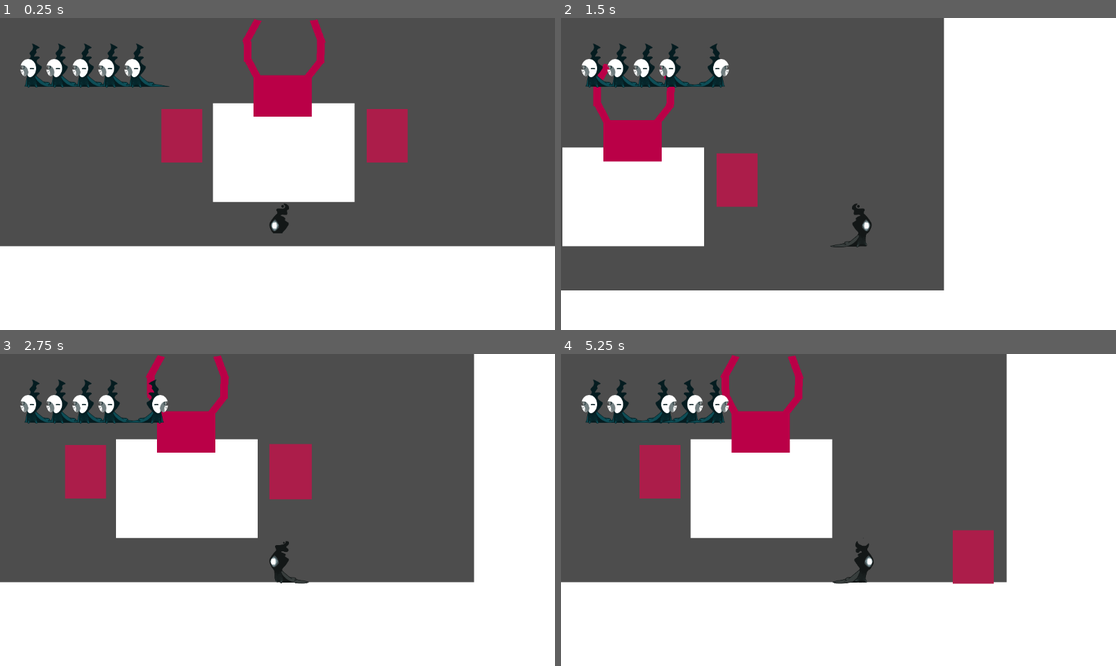
Above: before the commit, frames 1-4 (two rows, left to right).
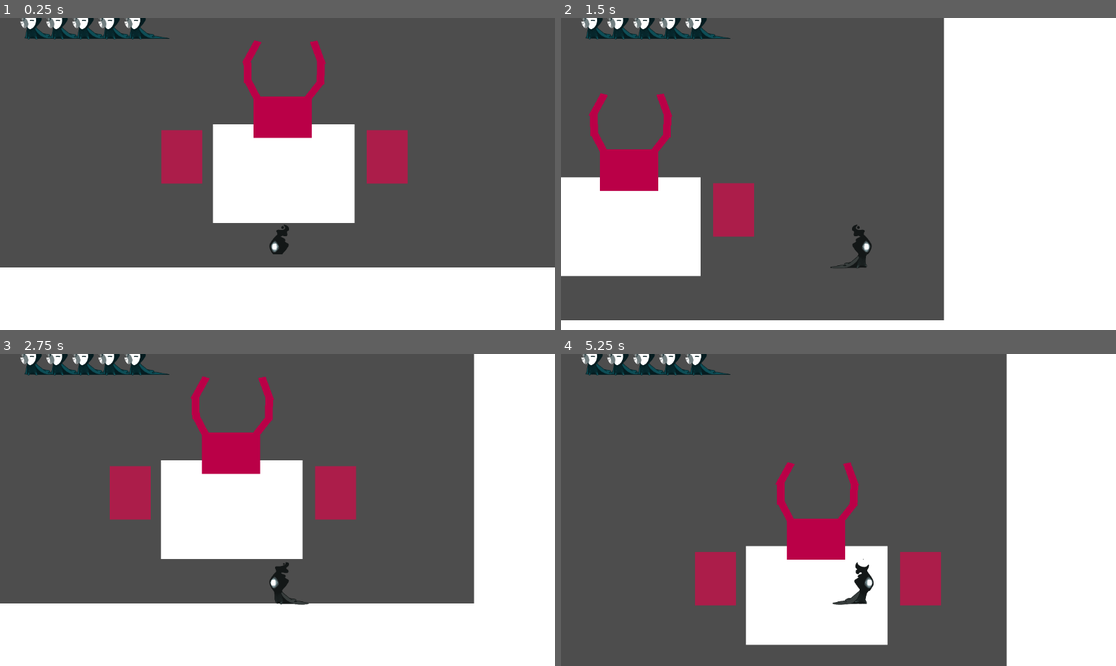
Above: after the commit, the same moments.

Repository: Paixonite/Maskara
Game: Godot game, scene res://Scenes/Bosses/anger_boss.tscn
Two runs of this game, one before a commit and one after it. Both use one fixed random seed, a clock stepped at 60 frames per second and the inputs below. This scene is started directly instead of the project's main scene. The engine's default icon, where the game draws it, is replaced by a stand-in: a white triangle on a blue panel in a dark square.
Inputs:
- Up to frame 1 (0.25 s): no input
- Up to frame 2 (1.5 s): tap Enter (ui_accept) at 0.5, 0.6 s; hold Right (ui_right) from 0.53 s (still down); tap Up (jump, bound only after the commit) at 0.77, 1.07 s; tap Space (attack, bound only after the commit) at 0.8, 1.35 s
- Up to frame 3 (2.75 s): tap Up (jump, bound only after the commit) at 1.52, 1.82, 2.3 s; tap R (switch_attack, bound only after the commit) at 1.55 s; release Right (ui_right) at 2.03 s; hold Left (ui_left) from 2.03 s (still down); hold R (switch_attack, bound only after the commit) from 2.03 s (still down)
- Up to frame 4 (5.25 s): release Left (ui_left) at 2.78 s; release R (switch_attack, bound only after the commit) at 2.78 s; hold Right (ui_right) 2.78-4.28 s; tap Up (jump, bound only after the commit) at 2.85, 3.02, 3.32, 3.77, 4.07, 4.52, 4.82 s; tap Enter (ui_accept) at 3.05, 3.6 s; tap Space (attack, bound only after the commit) at 3.8, 4.35 s; hold Left (ui_left) 4.28-5.03 s; tap R (switch_attack, bound only after the commit) at 4.55 s; hold Right (ui_right) from 5.03 s (still down); hold R (switch_attack, bound only after the commit) from 5.03 s (still down)

The runs differ from the first frame. In frame 1, 17% of the frame differs, in the area x 0-100%, y 0-80%; in frame 2, 18%; in frame 3, 22%; in frame 4, 37%, in the area x 0-81%, y 0-100%.

Commit message:
Add files via upload

Diff:
--- /dev/null
+++ b/Scenes/Bosses/CameraShake.gd
@@ -0,0 +1,25 @@
+extends Camera2D
+
+@export var shake_strength: float = 15.0
+@export var shake_duration: float = 0.3
+@export var shake_decay_rate: float = 5.0
+
+var _current_shake_strength: float = 0.0
+
+func _process(delta):
+	if _current_shake_strength > 0:
+		_current_shake_strength = lerpf(_current_shake_strength, 0.0, shake_decay_rate * delta)
+
+
+		var shake_offset = Vector2(
+			randf_range(-1.0, 1.0) * _current_shake_strength,
+			randf_range(-1.0, 1.0) * _current_shake_strength
+		)
+		offset = shake_offset
+	else:
+		_current_shake_strength = 0.0
+		offset = Vector2.ZERO
+
+# bosssssssss
+func start_shake():
+	_current_shake_strength = shake_strength
--- a/Scenes/Bosses/anger_boss.tscn
+++ b/Scenes/Bosses/anger_boss.tscn
@@ -1,11 +1,12 @@
-[gd_scene load_steps=27 format=3 uid="uid://doodk4c2vmhft"]
+[gd_scene load_steps=31 format=3 uid="uid://doodk4c2vmhft"]
 
 [ext_resource type="Script" uid="uid://6enirma81lsk" path="res://Scripts/player.gd" id="1_2pkry"]
 [ext_resource type="Texture2D" uid="uid://cmc725y8k3tfm" path="res://Sprites/walk_cycle_eye.png" id="2_y2shf"]
 [ext_resource type="Texture2D" uid="uid://nafwts5ux6o3" path="res://Sprites/walk_cycle_head.png" id="3_c5q46"]
 [ext_resource type="Texture2D" uid="uid://qnnryw4ycgnn" path="res://Sprites/walk_cycle_body.png" id="4_6bf3w"]
 [ext_resource type="Script" uid="uid://bs6esjgtrh6bs" path="res://Scripts/hud.gd" id="5_m2wcn"]
-[ext_resource type="PackedScene" uid="uid://c23ql2dpuabwq" path="res://Scenes/Instances/health.tscn" id="6_stjmw"]
+[ext_resource type="Script" uid="uid://b27ckixrl7p08" path="res://Scenes/Bosses/CameraShake.gd" id="5_stjmw"]
+[ext_resource type="Texture2D" uid="uid://dlhdtkxe2j2gl" path="res://icon.svg" id="7_stjmw"]
 [ext_resource type="Script" uid="uid://t1cy63fk6x1w" path="res://Scripts/health.gd" id="7_y2shf"]
 [ext_resource type="Script" uid="uid://dig64xr3y0rcw" path="res://Scripts/anger_boss.gd" id="8_c5q46"]
 [ext_resource type="Script" uid="uid://cfv5p02mfbst3" path="res://Scenes/Bosses/player_area_2d.gd" id="8_m2wcn"]
@@ -13,6 +14,22 @@
 
 [sub_resource type="RectangleShape2D" id="RectangleShape2D_c5q46"]
 size = Vector2(215.94467, 150.34758)
+
+[sub_resource type="Resource" id="Resource_8aasb"]
+metadata/__load_path__ = "res://health_element.gd"
+
+[sub_resource type="PackedScene" id="PackedScene_biar6"]
+_bundled = {
+"conn_count": 0,
+"conns": PackedInt32Array(),
+"editable_instances": [],
+"names": PackedStringArray("Health", "TextureRect", "offset_right", "offset_bottom", "texture", "script"),
+"node_count": 1,
+"node_paths": [],
+"nodes": PackedInt32Array(-1, -1, 1, 0, -1, 4, 2, 0, 3, 1, 4, 2, 5, 3, 0),
+"variants": [40.0, 40.0, ExtResource("7_stjmw"), SubResource("Resource_8aasb")],
+"version": 3
+}
 
 [sub_resource type="Animation" id="Animation_ryrav"]
 length = 0.001
@@ -109,6 +126,9 @@
 [sub_resource type="RectangleShape2D" id="RectangleShape2D_m2wcn"]
 size = Vector2(219.4444, 154.44434)
 
+[sub_resource type="CircleShape2D" id="CircleShape2D_stjmw"]
+radius = 86.4243
+
 [sub_resource type="Gradient" id="Gradient_0er1k"]
 offsets = PackedFloat32Array(1)
 colors = PackedColorArray(1, 1, 1, 1)
@@ -143,7 +163,8 @@
 [sub_resource type="RectangleShape2D" id="RectangleShape2D_6bf3w"]
 size = Vector2(107.90529, 158.7905)
 
-[node name="AngerBoss" type="Node2D"]
+[node name="AngerBoss" type="Node2D" groups=["enemy"]]
+position = Vector2(-2, 0)
 
 [node name="Player" type="CharacterBody2D" parent="." node_paths=PackedStringArray("animations", "healthManager")]
 z_index = 1
@@ -188,7 +209,9 @@
 metadata/_edit_lock_ = true
 
 [node name="Camera2D" type="Camera2D" parent="Player"]
+position = Vector2(0, -400)
 offset = Vector2(0, -100)
+script = ExtResource("5_stjmw")
 metadata/_edit_lock_ = true
 
 [node name="HUD" type="Control" parent="Player/Camera2D" node_paths=PackedStringArray("health")]
@@ -200,7 +223,7 @@
 offset_bottom = -1066.6666
 script = ExtResource("5_m2wcn")
 health = NodePath("../../HealthManager")
-health_scene = ExtResource("6_stjmw")
+health_scene = SubResource("PackedScene_biar6")
 
 [node name="AnimationPlayer" type="AnimationPlayer" parent="Player"]
 libraries = {
@@ -224,6 +247,13 @@
 scale = Vector2(1.0000001, 1.0000001)
 shape = SubResource("RectangleShape2D_m2wcn")
 
+[node name="AttackHitbox" type="Area2D" parent="Player"]
+
+[node name="CollisionShape2D" type="CollisionShape2D" parent="Player/AttackHitbox"]
+position = Vector2(8.33347, 36.11096)
+scale = Vector2(1.0000001, 1.0000001)
+shape = SubResource("CircleShape2D_stjmw")
+
 [node name="Foreground" type="Node2D" parent="."]
 position = Vector2(244, 455)
 rotation = 3.1415927
@@ -268,11 +298,12 @@
 shape = SubResource("RectangleShape2D_jlm4f")
 metadata/_edit_lock_ = true
 
-[node name="Anger_Boss" type="Area2D" parent="." node_paths=PackedStringArray("target")]
+[node name="Anger_Boss" type="Area2D" parent="." node_paths=PackedStringArray("target", "camera_to_shake")]
 position = Vector2(419, 362)
 scale = Vector2(0.78772837, 0.70533174)
 script = ExtResource("8_c5q46")
 target = NodePath("../Player")
+camera_to_shake = NodePath("../Player/Camera2D")
 
 [node name="Body" type="Sprite2D" parent="Anger_Boss"]
 scale = Vector2(5.830339, 4.532341)
@@ -330,6 +361,7 @@
 [node name="CollisionShape2D" type="CollisionShape2D" parent="Anger_Boss/Left"]
 position = Vector2(0.6347351, 0)
 shape = SubResource("RectangleShape2D_6bf3w")
+disabled = true
 
 [node name="Right" type="Area2D" parent="Anger_Boss"]
 position = Vector2(272.93674, -49.622044)
@@ -342,6 +374,7 @@
 [node name="CollisionShape2D" type="CollisionShape2D" parent="Anger_Boss/Right"]
 position = Vector2(1.2694716, -1.4177727)
 shape = SubResource("RectangleShape2D_6bf3w")
+disabled = true
 
 [connection signal="area_entered" from="Anger_Boss/Left" to="Player/Area2D" method="_on_left_area_entered"]
 [connection signal="area_entered" from="Anger_Boss/Right" to="Player/Area2D" method="_on_right_area_entered"]
--- a/Scripts/anger_boss.gd
+++ b/Scripts/anger_boss.gd
@@ -1,6 +1,7 @@
 extends Area2D
 
 @export var target: Node2D
+@export var camera_to_shake: Camera2D
 @export var frictionFactor: float = 0.9
 @export var speed: float = 100.0
 @export var speedLimit: float = 300.0
@@ -28,7 +29,7 @@
 	timer += delta
 	if floor(timer) - aux == 1.0:
 		aux = floor(timer)
-		if int(fmod(timer, 2.0)) == 0:
+		if int(fmod(timer, 3.0)) == 0:
 			if rng.randi_range(0, 1) == 0:
 				if has_node("Left"):
 					start_attack($Left, target)
@@ -44,6 +45,10 @@
 	vel = Vector2.ZERO
 	acc = Vector2.ZERO
 	arm.attack(target)
+	get_tree().create_timer(1.225).timeout.connect(func():
+		if camera_to_shake != null:
+			camera_to_shake.start_shake()
+	)
 	var tween = create_tween()
 	tween.tween_interval(1.0)
 	tween.finished.connect(func(): attacking = false)
--- a/Scripts/player.gd
+++ b/Scripts/player.gd
@@ -17,6 +17,13 @@
 var jump_timer = 0
 var is_jumping = false
 
+
+# variáveis para altera o ataque
+enum AttackType { FISICO, PROJETIL }
+var current_attack: AttackType = AttackType.FISICO
+var can_attack: bool = true
+
+
 func _physics_process(delta: float) -> void:
 	acceleration = Vector2.ZERO;
 	if not is_on_floor():
@@ -29,7 +36,7 @@
 		is_jumping = false
 
 
-	if Input.is_action_just_pressed("ui_accept") and is_on_floor():
+	if Input.is_action_just_pressed("jump") and is_on_floor():
 		jump_timer = 0
 		is_jumping = true
 		acceleration.y = jump_power_initial
@@ -53,15 +60,67 @@
 	if direction != 0 : animations.play("walk")
 	else : animations.stop()
 
-	for part in [$Head, $Body, $Eye]:
-		part.flip_h = direction > 0
+	if direction != 0:
+		for part in [$Head, $Body, $Eye]:
+			part.flip_h = direction > 0
 
 	move_and_slide()
+
+	# ataque
+	if Input.is_action_just_pressed("attack") and can_attack:
+		match current_attack:
+			AttackType.FISICO:
+				_do_attack_fisico()
+			AttackType.PROJETIL:
+				_do_attack_projetil()
+
+
+
+# troca o ataque
+func _unhandled_input(event):
+
+	if event.is_action_pressed("switch_attack"):
+		if current_attack == AttackType.FISICO:
+			current_attack = AttackType.PROJETIL
+			print("Ataque trocado para: PROJETIL")
+
+		else:
+			current_attack = AttackType.FISICO
+			print("Ataque trocado para: FÍSICO")
+
 
 func _input(event):
 	if event.is_action_released("jump") and is_jumping:
 		jump_timer = jump_time_max
 
+
+func _do_attack_fisico():
+	print("EXECUTANDO ATAQUE FÍSICO!")
+	#
+	# AQUI VAI A LÓGICA DO ATAQUE FÍSICO
+	#
+	# Ex: Tocar animação de soco, ativar a Area2D do jogador
+	#
+
+	# Exemplo de como criar um "cooldown" para não atacar toda hora
+	can_attack = false
+	get_tree().create_timer(0.5).timeout.connect(func(): can_attack = true)
+
+func recoil(origin:Vector2):
+	pass
+
+
+func _do_attack_projetil():
+	print("EXECUTANDO ATAQUE PROJÉTIL!")
+	#
+	# AQUI VAI A LÓGICA DO ATAQUE PROJÉTIL
+	#
+	# Ex: Tocar animação de disparo, instanciar a cena do projétil
+	#
+
+	# Exemplo de como criar um "cooldown" para não atacar toda hora
+	can_attack = false
+	get_tree().create_timer(0.8).timeout.connect(func(): can_attack = true)
 
 
 func _on_right_body_shape_entered(body_rid: RID, body: Node2D, body_shape_index: int, local_shape_index: int) -> void:
--- a/health.tscn
+++ b/health.tscn
@@ -1,10 +1,8 @@
-[gd_scene load_steps=3 format=3 uid="uid://c23ql2dpuabwq"]
+[gd_scene load_steps=2 format=3 uid="uid://cvuqwb4qh57l4"]
 
 [ext_resource type="Texture2D" uid="uid://dlhdtkxe2j2gl" path="res://icon.svg" id="1_bydfv"]
-[ext_resource type="Script" uid="uid://bow4m4yfih51b" path="res://health_element.gd" id="1_imgiw"]
 
 [node name="Health" type="TextureRect"]
 offset_right = 40.0
 offset_bottom = 40.0
 texture = ExtResource("1_bydfv")
-script = ExtResource("1_imgiw")
--- a/project.godot
+++ b/project.godot
@@ -13,3 +13,27 @@
 config/name="Masker"
 run/main_scene="uid://dplybc1kq0h3n"
 config/features=PackedStringArray("4.5", "Forward Plus")
+
+[input]
+
+ui_accept={
+"deadzone": 0.5,
+"events": [Object(InputEventKey,"resource_local_to_scene":false,"resource_name":"","device":0,"window_id":0,"alt_pressed":false,"shift_pressed":false,"ctrl_pressed":false,"meta_pressed":false,"pressed":false,"keycode":4194309,"physical_keycode":0,"key_label":0,"unicode":0,"location":0,"echo":false,"script":null)
+, Object(InputEventKey,"resource_local_to_scene":false,"resource_name":"","device":0,"window_id":0,"alt_pressed":false,"shift_pressed":false,"ctrl_pressed":false,"meta_pressed":false,"pressed":false,"keycode":4194310,"physical_keycode":0,"key_label":0,"unicode":0,"location":0,"echo":false,"script":null)
+]
+}
+switch_attack={
+"deadzone": 0.2,
+"events": [Object(InputEventKey,"resource_local_to_scene":false,"resource_name":"","device":-1,"window_id":0,"alt_pressed":false,"shift_pressed":false,"ctrl_pressed":false,"meta_pressed":false,"pressed":false,"keycode":0,"physical_keycode":82,"key_label":0,"unicode":114,"location":0,"echo":false,"script":null)
+]
+}
+attack={
+"deadzone": 0.2,
+"events": [Object(InputEventKey,"resource_local_to_scene":false,"resource_name":"","device":-1,"window_id":0,"alt_pressed":false,"shift_pressed":false,"ctrl_pressed":false,"meta_pressed":false,"pressed":false,"keycode":0,"physical_keycode":32,"key_label":0,"unicode":32,"location":0,"echo":false,"script":null)
+]
+}
+jump={
+"deadzone": 0.2,
+"events": [Object(InputEventKey,"resource_local_to_scene":false,"resource_name":"","device":-1,"window_id":0,"alt_pressed":false,"shift_pressed":false,"ctrl_pressed":false,"meta_pressed":false,"pressed":false,"keycode":0,"physical_keycode":4194320,"key_label":0,"unicode":0,"location":0,"echo":false,"script":null)
+]
+}
Not shown, added: Scenes/Bosses/CameraShake.gd.uid
Not shown, added: health.gd.uid
Not shown, added: hud.gd.uid
Not shown, added: player.gd.uid
